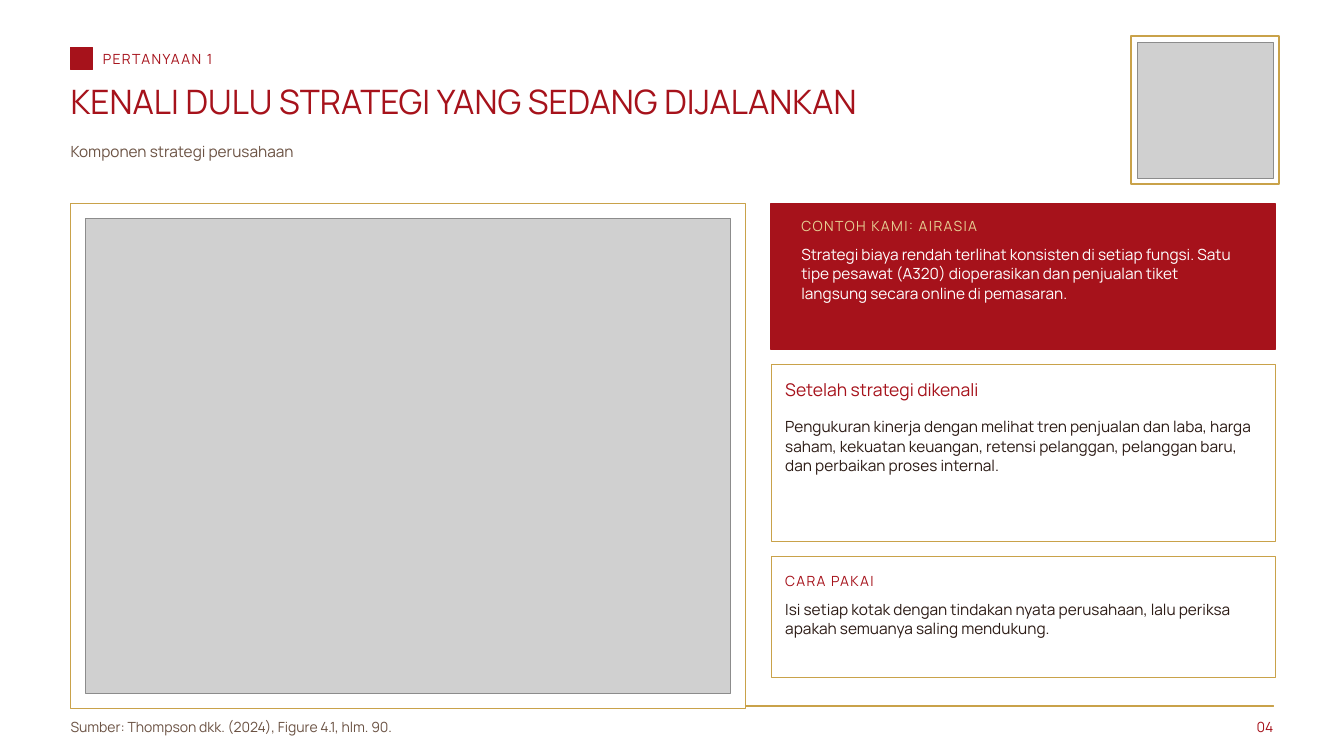
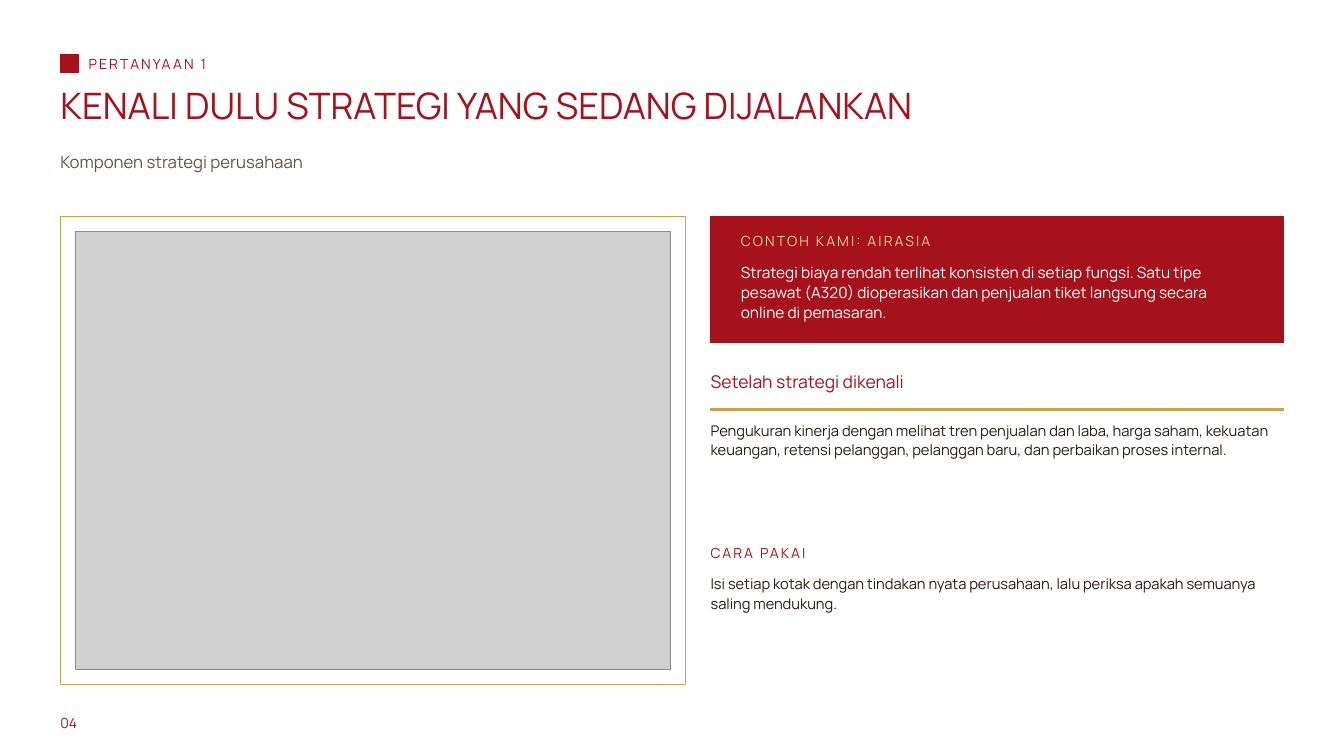
Before and after one commit to aslihabnuri/Dom-Manipulation, a slide deck: slide 4 of materi-strategic-management/presentasi/SMJKT_Group 4_Case Manchester United_tema cream.pptx. Drawn at 1344x756 pixels with LibreOffice and Linux fonts; fonts in the diff are those of the drawing; grey boxes stand for pictures; background and template pictures are left out. Boxes give left, top, right and bottom in pixels: in the first picture for what was removed or moved away, otherwise in the second. Text is boxed around its words. In the diff, an @@ line names an element or a change of style, - is before the commit and + after.

```diff
--- a/materi-strategic-management/presentasi/SMJKT_Group 4_Case Manchester United_tema cream.pptx
+++ b/materi-strategic-management/presentasi/SMJKT_Group 4_Case Manchester United_tema cream.pptx
@@ rectangle resized from (x1=71, y1=47, x2=93, y2=70) to (x1=60, y1=54, x2=79, y2=73) @@
@@ rectangle removed at (x1=1131, y1=36, x2=1279, y2=185) @@
@@ picture removed at (x1=1137, y1=42, x2=1273, y2=178) @@
@@ text "KENALI DULU STRATEGI YANG SEDANG ..." moved from (x1=71, y1=89, x2=856, y2=115) to (x1=60, y1=92, x2=912, y2=120) @@
@@ text "KENALI DULU STRATEGI YANG SEDANG ..." at (x1=60, y1=92, x2=912, y2=120): size 24 to 26 pt @@
@@ text "Komponen strategi perusahaan" moved from (x1=71, y1=146, x2=294, y2=161) to (x1=60, y1=156, x2=302, y2=173) @@
@@ text "Komponen strategi perusahaan" at (x1=60, y1=156, x2=302, y2=173): size 11 to 12 pt; line spacing 1.05 to 1.15 @@
@@ rectangle resized from (x1=71, y1=204, x2=746, y2=709) to (x1=60, y1=217, x2=686, y2=685) @@
@@ picture resized from (x1=86, y1=219, x2=731, y2=694) to (x1=76, y1=232, x2=670, y2=669) @@
@@ rectangle resized from (x1=771, y1=204, x2=1275, y2=350) to (x1=711, y1=217, x2=1284, y2=343) @@
@@ text "CONTOH KAMI: AIRASIA" moved from (x1=801, y1=220, x2=977, y2=231) to (x1=741, y1=235, x2=930, y2=246) @@
@@ text "Strategi biaya rendah terlihat konsisten ..." moved from (x1=801, y1=248, x2=1230, y2=303) to (x1=741, y1=266, x2=1207, y2=322) @@
@@ text "Strategi biaya rendah terlihat konsisten ..." at (x1=741, y1=266, x2=1207, y2=322): line spacing 1.06 to 1.1 @@
@@ text "Setelah strategi dikenali" moved from (x1=785, y1=383, x2=978, y2=401) to (x1=711, y1=375, x2=904, y2=393) @@
@@ text "Pengukuran kinerja dengan melihat tren ..." moved from (x1=785, y1=420, x2=1251, y2=475) to (x1=711, y1=425, x2=1268, y2=459) @@
@@ text "Pengukuran kinerja dengan melihat tren ..." at (x1=711, y1=425, x2=1268, y2=459): size 11 to 10.5 pt; line spacing 1.06 to 1.12 @@
@@ rectangle resized from (x1=771, y1=365, x2=1275, y2=541) to (x1=711, y1=409, x2=1284, y2=410) @@
@@ rectangle at (x1=711, y1=409, x2=1284, y2=410): fill #FFFFFF to #C9A24A; outline #C9A24A 0.75 pt to #C9A24A 1 pt @@
@@ letter spacing 1 to 1.5 pt in 3 elements at (x1=201, y1=59, x2=206, y2=69), (x1=741, y1=235, x2=930, y2=246), (x1=711, y1=544, x2=1284, y2=569) @@
@@ text "CARA PAKAI" moved from (x1=785, y1=575, x2=873, y2=586) to (x1=711, y1=544, x2=1284, y2=569) @@
@@ rectangle removed at (x1=771, y1=557, x2=1275, y2=678) @@
@@ text "Isi setiap kotak dengan tindakan ..." at (x1=711, y1=578, x2=1256, y2=613): size 11 to 10.5 pt; line spacing 1.06 to 1.12 @@
@@ text "Isi setiap kotak dengan tindakan ..." moved from (x1=785, y1=603, x2=1230, y2=638) to (x1=711, y1=578, x2=1256, y2=613) @@
@@ text "04" moved from (x1=1257, y1=721, x2=1274, y2=732) to (x1=60, y1=717, x2=77, y2=729) @@
@@ text "04" at (x1=60, y1=717, x2=77, y2=729): alignment right to left @@
@@ rectangle removed at (x1=71, y1=706, x2=1273, y2=707) @@
@@ text removed at (x1=71, y1=720, x2=392, y2=736) @@
-Sumber: Thompson dkk. (2024), Figure 4.1, hlm. 90.
```
Also in this commit, not shown: 32 other slides changed, 8 other files.
